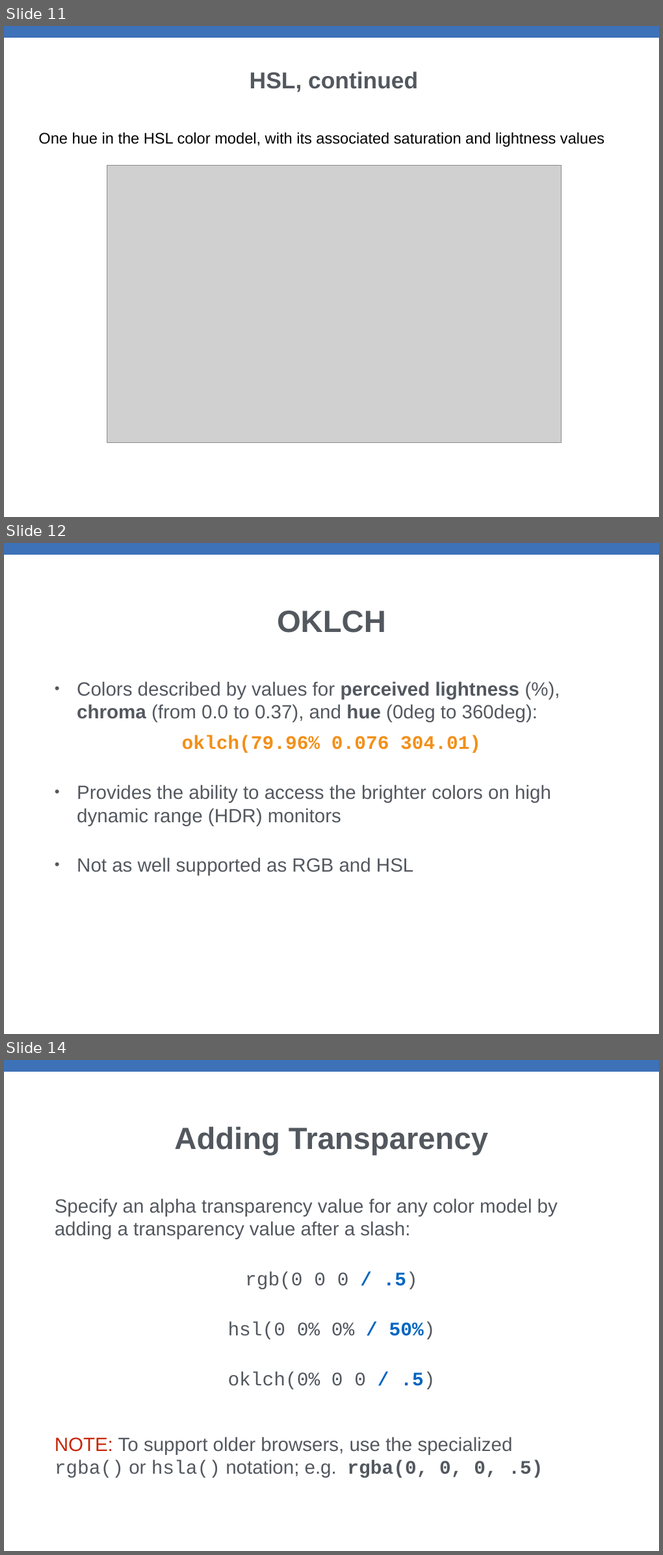
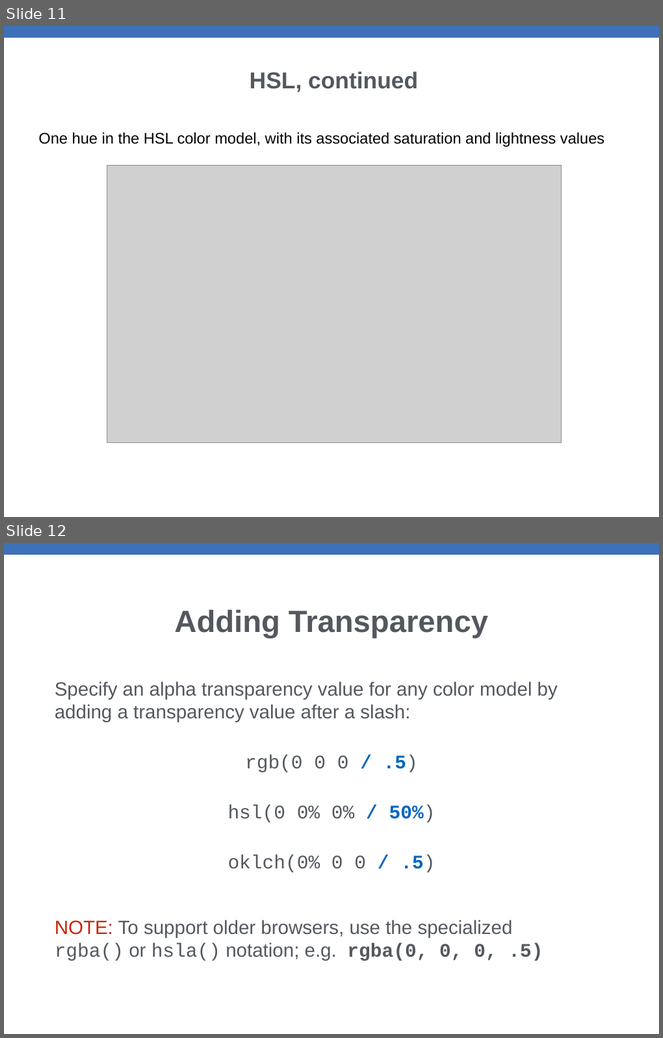
Before and after one commit to xiaoleibi/MMDPPT26, a slide deck: Uge41ColorsBackgrounds.pptx. Shown one above the other, each under a label of ours: slides 11, 12 and 14 before the commit, slides 11 and 12 after it; the slides between them are not shown. The pictures are 663x1555 and 663x1038 pixels, drawn with LibreOffice and Linux fonts; fonts in the diff are those of the drawing; grey boxes stand for pictures. Boxes give left, top, right and bottom in pixels: in the first picture for what was removed or moved away, otherwise in the second. Text is boxed around its words. In the diff, an @@ line names an element or a change of style, - is before the commit and + after.

```diff
--- a/Uge41ColorsBackgrounds.pptx
+++ b/Uge41ColorsBackgrounds.pptx
@@ slide 12 removed at (4,543,659,1034), background #FFFFFF; not listed: 1 template element that a slide beside it also shows @@
@@ title removed at (277,611,386,633) @@
-OKLCH
@@ text removed at (77,681,551,876) @@
-• Colors described by values for perceived lightness (%), chroma (from 0.0 to 0.37), and hue (0deg to 360deg):
-oklch(79.96% 0.076 304.01)
-• Provides the ability to access the brighter colors on high dynamic range (HDR) monitors
-• Not as well supported as RGB and HSL
@@ what was slide 14 is now slide 12 @@
```
Also in this commit, not shown: 3 slides changed, 5 other slides removed, 16 other files.
